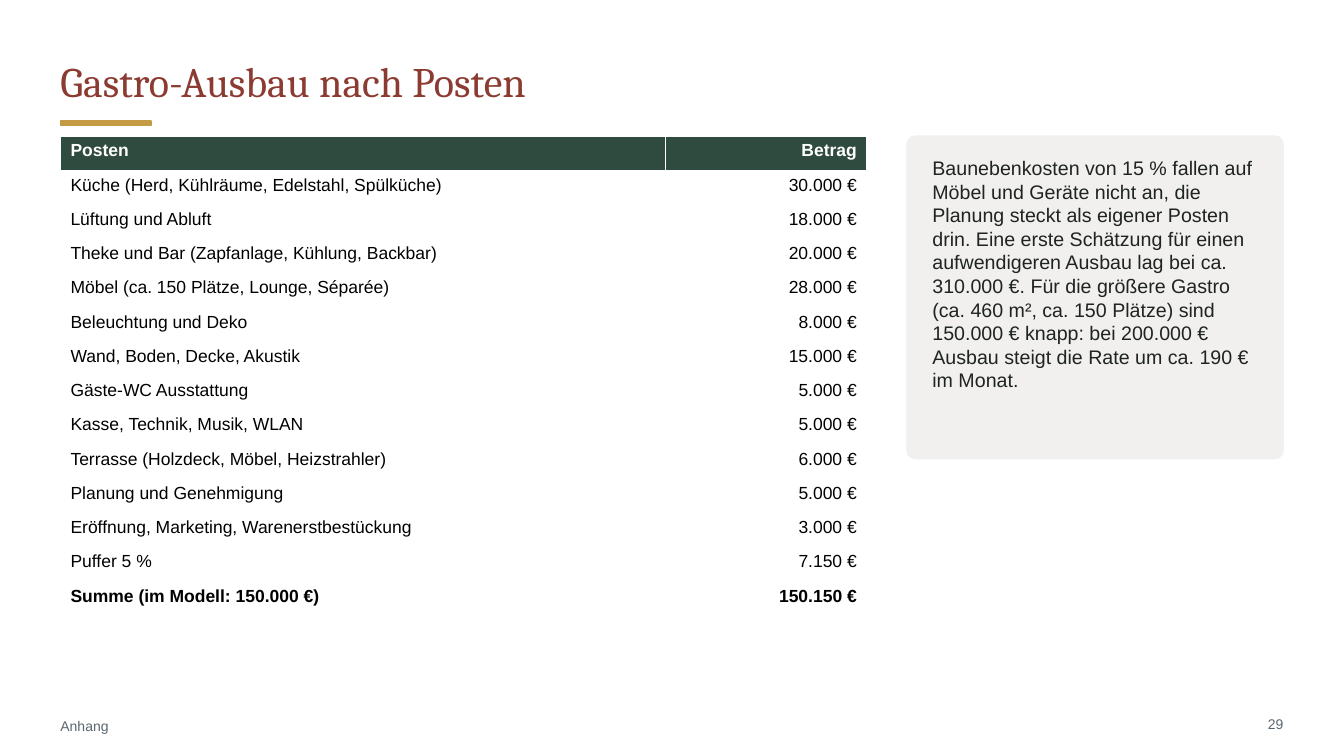
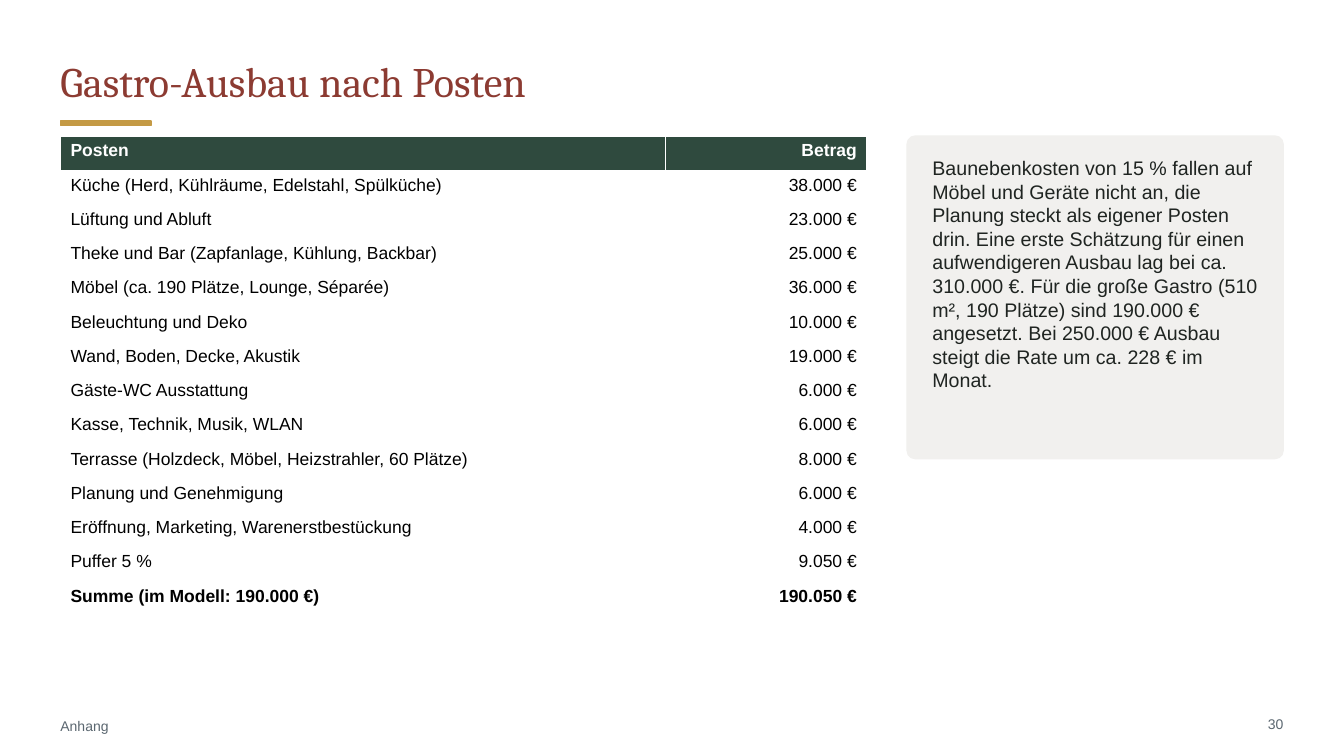
Before and after one commit to CartoonUsername/bau-projekt, a slide deck: slide 30 of praesentation/Neue-Mitte-Werlte_Baufeld3_8-Wohnungen_Grosse-Gastro-EG.pptx (slide 29 before the commit). Drawn at 1344x756 pixels with LibreOffice and Linux fonts; fonts in the diff are those of the drawing. Boxes give left, top, right and bottom in pixels: in the first picture for what was removed or moved away, otherwise in the second. Text is boxed around its words. In the diff, an @@ line names an element or a change of style, - is before the commit and + after.

```diff
--- a/praesentation/Neue-Mitte-Werlte_Baufeld3_8-Wohnungen_Grosse-Gastro-EG.pptx
+++ b/praesentation/Neue-Mitte-Werlte_Baufeld3_8-Wohnungen_Grosse-Gastro-EG.pptx
@@ table at (60,136,867,610) @@
-row 2, column 2: 30.000 €
+row 2, column 2: 38.000 €
-row 3, column 2: 18.000 €
+row 3, column 2: 23.000 €
-row 4, column 2: 20.000 €
+row 4, column 2: 25.000 €
-row 5, column 1: Möbel (ca. 150 Plätze, Lounge, Séparée)
+row 5, column 1: Möbel (ca. 190 Plätze, Lounge, Séparée)
-row 5, column 2: 28.000 €
+row 5, column 2: 36.000 €
-row 6, column 2: 8.000 €
+row 6, column 2: 10.000 €
-row 7, column 2: 15.000 €
+row 7, column 2: 19.000 €
-row 8, column 2: 5.000 €
+row 8, column 2: 6.000 €
-row 9, column 2: 5.000 €
+row 9, column 2: 6.000 €
-row 10, column 1: Terrasse (Holzdeck, Möbel, Heizstrahler)
+row 10, column 1: Terrasse (Holzdeck, Möbel, Heizstrahler, 60 Plätze)
-row 10, column 2: 6.000 €
+row 10, column 2: 8.000 €
-row 11, column 2: 5.000 €
+row 11, column 2: 6.000 €
-row 12, column 2: 3.000 €
+row 12, column 2: 4.000 €
-row 13, column 2: 7.150 €
+row 13, column 2: 9.050 €
-row 14, column 1: Summe (im Modell: 150.000 €)
+row 14, column 1: Summe (im Modell: 190.000 €)
-row 14, column 2: 150.150 €
+row 14, column 2: 190.050 €
@@ text at (932,160,1257,387): text changed @@
-Baunebenkosten von 15 % fallen auf Möbel und Geräte nicht an, die Planung steckt als eigener Posten drin. Eine erste Schätzung für einen aufwendigeren Ausbau lag bei ca. 310.000 €. Für die größere Gastro (ca. 460 m², ca. 150 Plätze) sind 150.000 € knapp: bei 200.000 € Ausbau steigt die Rate um ca. 190 € im Monat.
+Baunebenkosten von 15 % fallen auf Möbel und Geräte nicht an, die Planung steckt als eigener Posten drin. Eine erste Schätzung für einen aufwendigeren Ausbau lag bei ca. 310.000 €. Für die große Gastro (510 m², 190 Plätze) sind 190.000 € angesetzt. Bei 250.000 € Ausbau steigt die Rate um ca. 228 € im Monat.
@@ page number at (1268,719,1284,729): text changed @@
-29
+30
```
Also in this commit, not shown: 24 other slides changed, 1 slide added, 20 other files.
